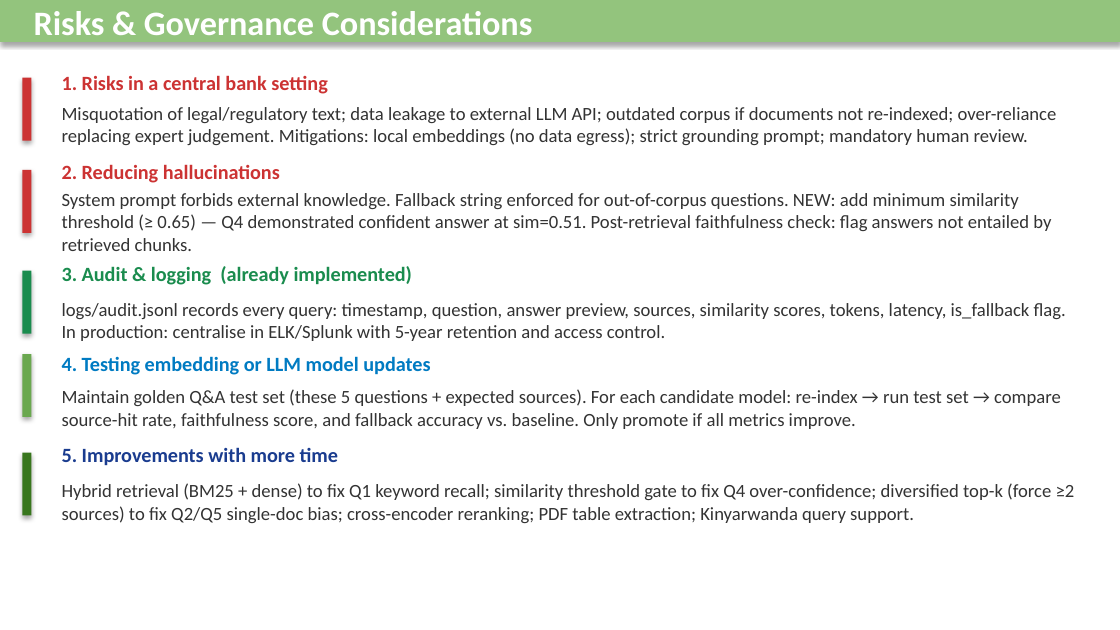
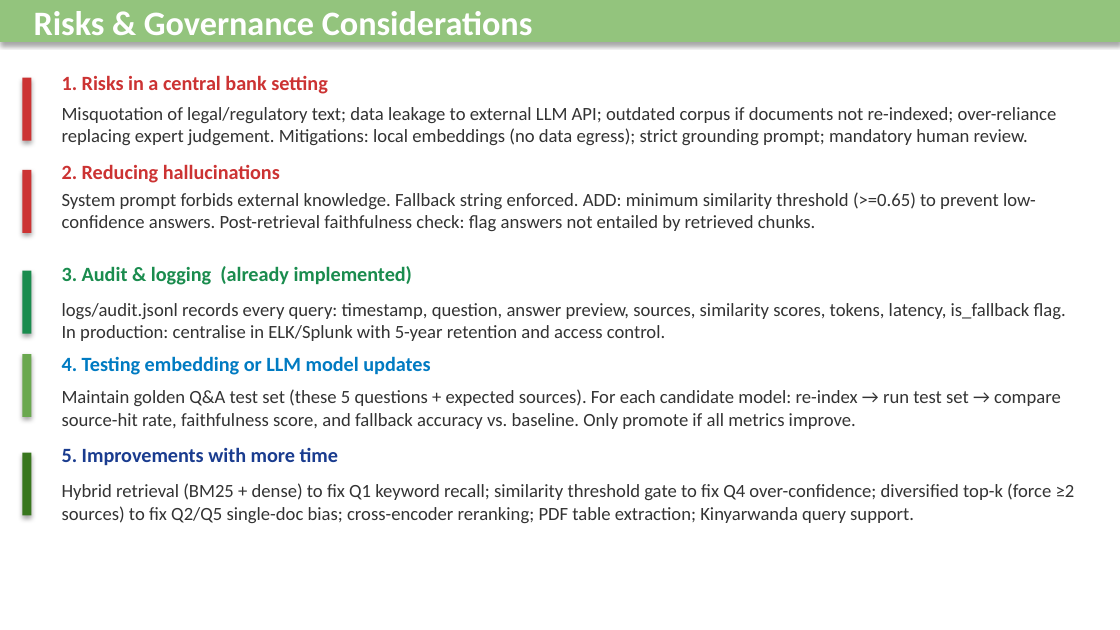
Before and after one commit to GerediNIYIBIGIRA/BNR-DS-Challenge, a slide deck: slide 8 of BNR-DS-Challenge-Geredi-Niyibigira.pptx. Drawn at 1120x630 pixels with LibreOffice and Linux fonts; fonts in the diff are those of the drawing. Boxes give left, top, right and bottom in pixels: in the first picture for what was removed or moved away, otherwise in the second. Text is boxed around its words. In the diff, an @@ line names an element or a change of style, - is before the commit and + after.

Commit message:
Replace ChromaDB with FAISS and fix evaluation pipeline
- src/retriever.py: replaced ChromaDB (segfaulting Rust binary) with
  FAISS IndexFlatIP; cosine similarity via L2-normalised inner product;
  index persists to chroma_db/*.faiss + *.pkl
- requirements.txt: chromadb -> faiss-cpu>=1.7.0
- README.md: updated architecture diagram, design choices table, and
  project structure to reflect FAISS
- evaluation/run_evaluation.py: fixed Windows cp1252 Unicode encoding
  errors (replaced non-ASCII box-drawing and check/cross chars)
- BNR-DS-Challenge-Geredi-Niyibigira.pptx: updated slides to reflect
  FAISS migration and real evaluation results (4/5 pass)

```diff
--- a/BNR-DS-Challenge-Geredi-Niyibigira.pptx
+++ b/BNR-DS-Challenge-Geredi-Niyibigira.pptx
@@ text at box(62, 192, 1036, 231): text changed @@
-System prompt forbids external knowledge. Fallback string enforced for out-of-corpus questions. NEW: add minimum similarity threshold (≥ 0.65) — Q4 demonstrated confident answer at sim=0.51. Post-retrieval faithfulness check: flag answers not entailed by retrieved chunks.
+System prompt forbids external knowledge. Fallback string enforced. ADD: minimum similarity threshold (>=0.65) to prevent low-confidence answers. Post-retrieval faithfulness check: flag answers not entailed by retrieved chunks.
```
Also in this commit, not shown: 5 other slides changed, 4 other files.
